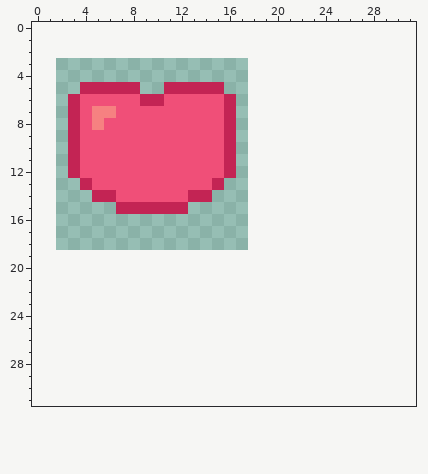
Two states of a pixel-art file, assets/aseprite/hearts.aseprite. This is how it looked before the edit.
16x16 pixels, 1 frame. The old version is drawn lined up with the new one, on the new canvas.
New version:
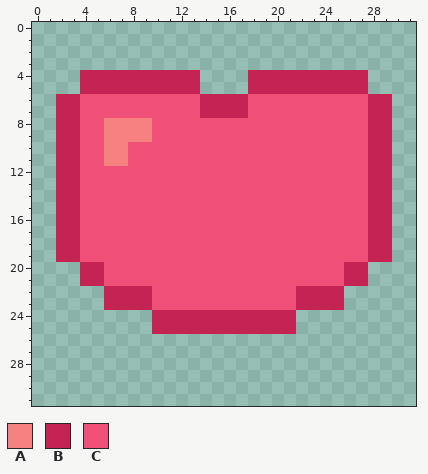
Palette (. is transparent): A #f68181  B #c32454  C #f04f78
Changes in this commit:
canvas 16x16 -> 32x32, the old top-left corner now at 2,3
@@ x 0..31 @@
  3 ................................
- 4 ................................
- 5 ....BBBBB..BBBBB................
- 6 ...BCCCCCBBCCCCCB...............
- 7 ...BCAACCCCCCCCCB...............
- 8 ...BCACCCCCCCCCCB...............
- 9 ...BCCCCCCCCCCCCB...............
-10 ...BCCCCCCCCCCCCB...............
-11 ...BCCCCCCCCCCCCB...............
-12 ...BCCCCCCCCCCCCB...............
-13 ....BCCCCCCCCCCB................
-14 .....BBCCCCCCBB.................
-15 .......BBBBBB...................
-16 ................................
-17 ................................
-18 ................................
-19 ................................
-20 ................................
-21 ................................
-22 ................................
-23 ................................
-24 ................................
-25 ................................
+ 4 ....BBBBBBBBBB....BBBBBBBBBB....
+ 5 ....BBBBBBBBBB....BBBBBBBBBB....
+ 6 ..BBCCCCCCCCCCBBBBCCCCCCCCCCBB..
+ 7 ..BBCCCCCCCCCCBBBBCCCCCCCCCCBB..
+ 8 ..BBCCAAAACCCCCCCCCCCCCCCCCCBB..
+ 9 ..BBCCAAAACCCCCCCCCCCCCCCCCCBB..
+10 ..BBCCAACCCCCCCCCCCCCCCCCCCCBB..
+11 ..BBCCAACCCCCCCCCCCCCCCCCCCCBB..
+12 ..BBCCCCCCCCCCCCCCCCCCCCCCCCBB..
+13 ..BBCCCCCCCCCCCCCCCCCCCCCCCCBB..
+14 ..BBCCCCCCCCCCCCCCCCCCCCCCCCBB..
+15 ..BBCCCCCCCCCCCCCCCCCCCCCCCCBB..
+16 ..BBCCCCCCCCCCCCCCCCCCCCCCCCBB..
+17 ..BBCCCCCCCCCCCCCCCCCCCCCCCCBB..
+18 ..BBCCCCCCCCCCCCCCCCCCCCCCCCBB..
+19 ..BBCCCCCCCCCCCCCCCCCCCCCCCCBB..
+20 ....BBCCCCCCCCCCCCCCCCCCCCBB....
+21 ....BBCCCCCCCCCCCCCCCCCCCCBB....
+22 ......BBBBCCCCCCCCCCCCBBBB......
+23 ......BBBBCCCCCCCCCCCCBBBB......
+24 ..........BBBBBBBBBBBB..........
+25 ..........BBBBBBBBBBBB..........
 26 ................................
